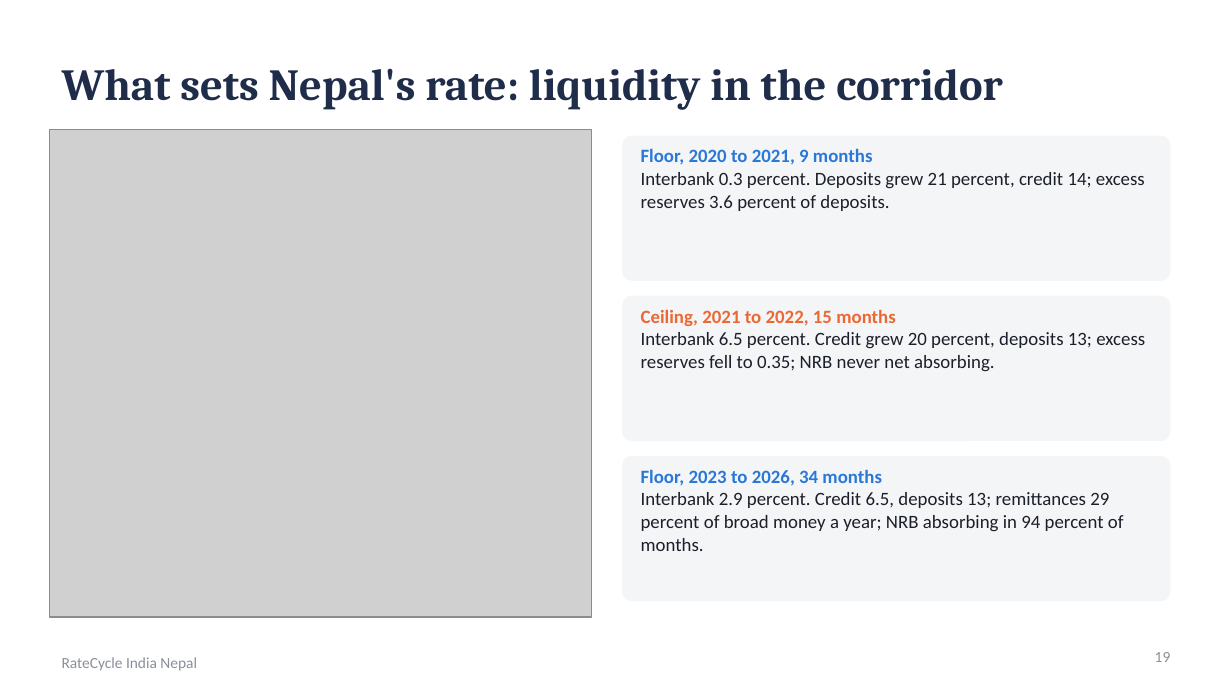
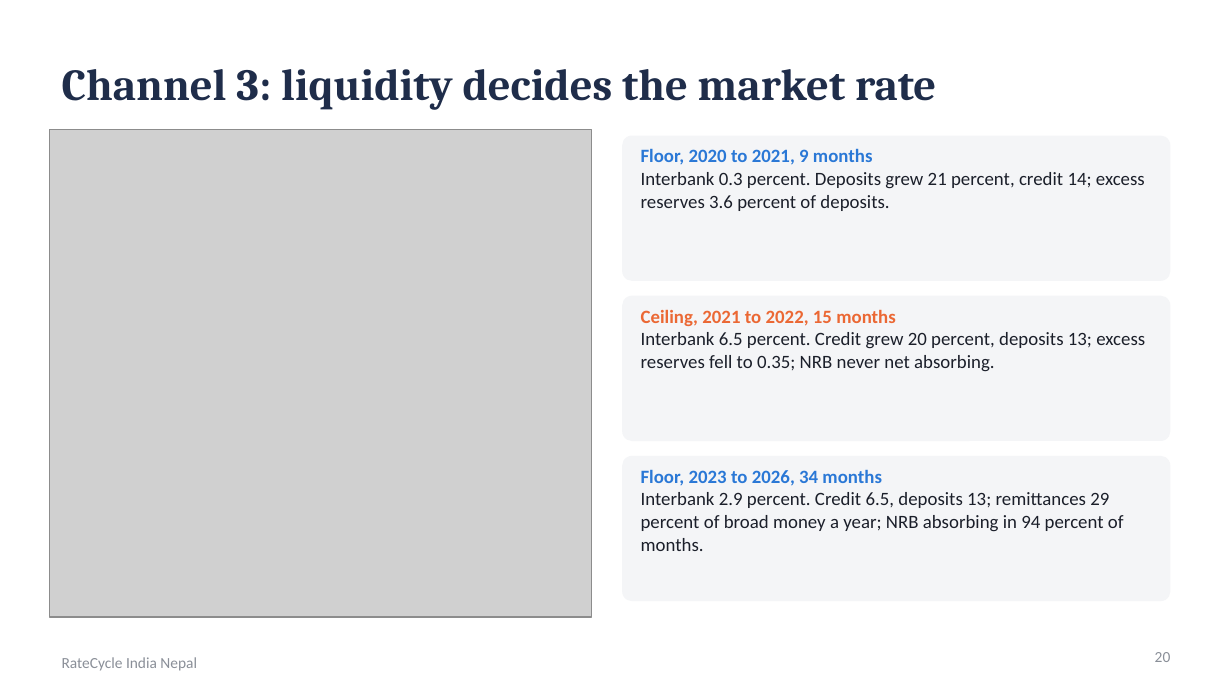
Before and after one commit to sakrit204-byte/interest_rate_cycle_prediction_for_india, a slide deck: slide 20 of reports/presentation/ratecycle_india_nepal.pptx (slide 19 before the commit). Drawn at 1232x693 pixels with LibreOffice and Linux fonts; fonts in the diff are those of the drawing; grey boxes stand for pictures. Boxes give left, top, right and bottom in pixels: in the first picture for what was removed or moved away, otherwise in the second. Text is boxed around its words. In the diff, an @@ line names an element or a change of style, - is before the commit and + after.

Commit message:
Presentation: model against reality charts, Nepal as derived from India's cycle, decision D054

```diff
--- a/reports/presentation/ratecycle_india_nepal.pptx
+++ b/reports/presentation/ratecycle_india_nepal.pptx
@@ title at (x1=62, y1=69, x2=936, y2=110): text changed @@
-What sets Nepal's rate: liquidity in the corridor
+Channel 3: liquidity decides the market rate
@@ page number at (x1=1155, y1=652, x2=1171, y2=662): text changed @@
-19
+20
```
Also in this commit, not shown: 12 other slides changed, 3 slides added, 3 slides removed, 3 other files.
